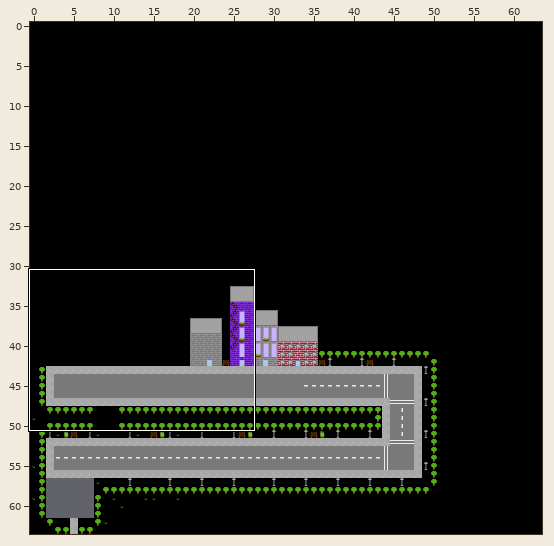
Tiled map: bin/Debug/net9.0/Content/main_street.tmx. Above: a wide view before the commit, with the close-up outlined.
Close-up. Before:
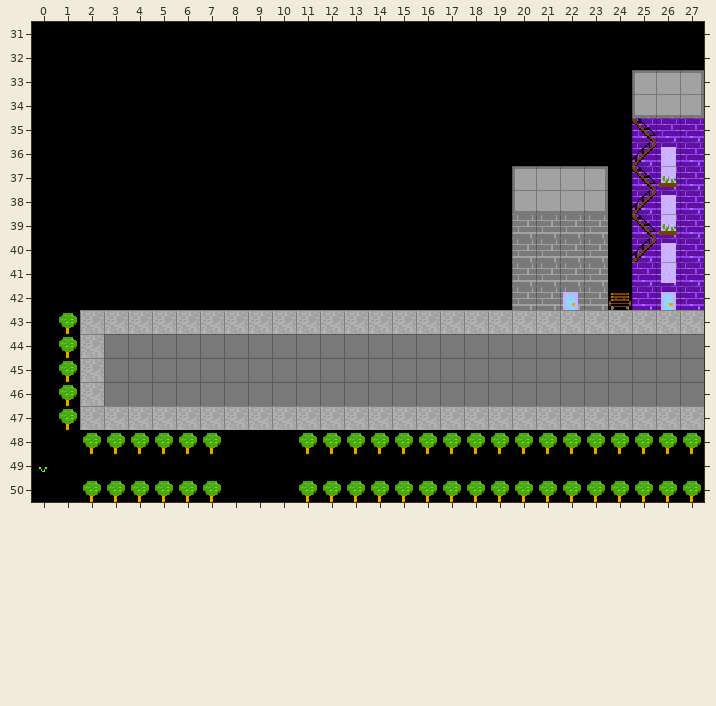
Cells are 16x16 px. Shown: x 0..27, y 31..50. The commit also changed other parts of the map, which this record leaves out.
Now the later version:
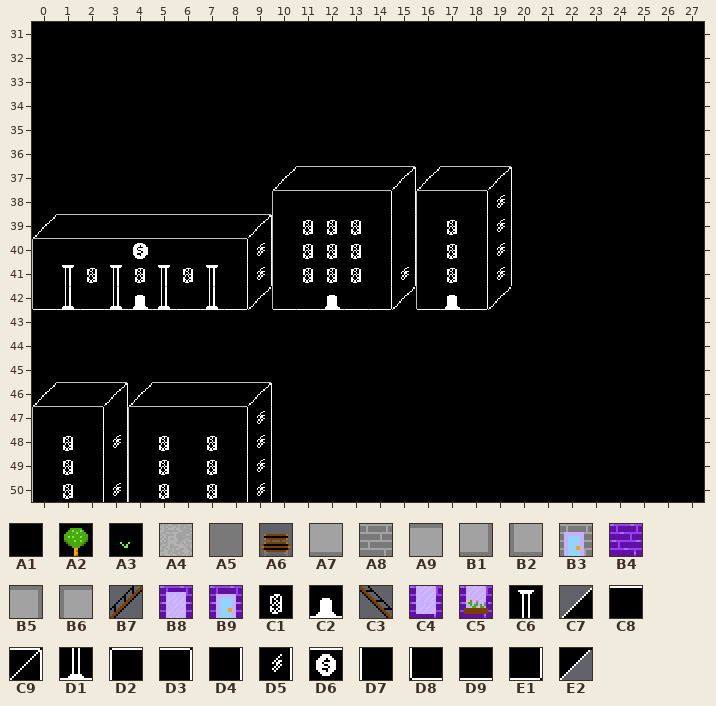
Key: from "tileset": A1 0, A2 1, A3 2, A4 3, A5 20, A6 21, A7 26, A8 38, A9 41, B1 42, B2 43, B3 54, B4 55, B5 58, B6 59, B7 67, B8 71, B9 72, C1 77, C2 78, C3 83, C4 87, C5 88, C6 127, C7 138, C8 139, C9 141, D1 143, D2 154, D3 156, D4 157, D5 158, D6 159, D7 170, D8 186, D9 187, E1 188, E2 189.
__ is an empty cell, ## one hidden under a higher layer.
The exact change:
{"where": "layer \"main\""}
{"y":35,"x":25,"old":"B4","new":"A1"}
{"y":36,"x":25,"old":"B4","new":"A1"}
{"y":37,"x":25,"old":"B4","new":"A1"}
{"y":38,"x":25,"old":"B4","new":"A1"}
{"y":39,"x":15,"old":"A1","new":"##"}
{"y":39,"x":25,"old":"B4","new":"A1"}
{"y":40,"x":25,"old":"B4","new":"A1"}
{"y":41,"x":25,"old":"B4","new":"A1"}
{"y":42,"x":22,"old":"##","new":"A1"}
{"y":43,"x":2,"old":"A4 A4 A4 A4 A4 A4 A4 A4 A4 A4 A4 A4 A4 A4 A4 A4 A4 A4 A4 A4 A4 A4 A4 A4 A4 A4","new":"A1 A1 A1 A1 A1 A1 A1 A1 A1 A1 A1 A1 A1 A1 A1 A1 A1 A1 A1 A1 A1 A1 A1 A1 A1 A1"}
{"y":44,"x":2,"old":"A4 A5 A5 A5 A5 A5 A5 A5 A5 A5 A5 A5 A5 A5 A5 A5 A5 A5 A5 A5 A5 A5 A5 A5 A5 A5","new":"A1 A1 A1 A1 A1 A1 A1 A1 A1 A1 A1 A1 A1 A1 A1 A1 A1 A1 A1 A1 A1 A1 A1 A1 A1 A1"}
{"y":45,"x":2,"old":"A4 A5 A5 A5 A5 A5 A5 A5 A5 A5 A5 A5 A5 A5 A5 A5 A5 A5 A5 A5 A5 A5 A5 A5 A5 A5","new":"A1 A1 A1 A1 A1 A1 A1 A1 A1 A1 A1 A1 A1 A1 A1 A1 A1 A1 A1 A1 A1 A1 A1 A1 A1 A1"}
{"y":46,"x":2,"old":"A4 A5 A5 A5 A5 A5 A5 A5 A5 A5 A5 A5 A5 A5 A5 A5 A5 A5 A5 A5 A5 A5 A5 A5 A5 A5","new":"## ## A1 ## ## ## ## ## A1 A1 A1 A1 A1 A1 A1 A1 A1 A1 A1 A1 A1 A1 A1 A1 A1 A1"}
{"y":47,"x":2,"old":"A4 A4 A4 A4 A4 A4 A4 A4 A4 A4 A4 A4 A4 A4 A4 A4 A4 A4 A4 A4 A4 A4 A4 A4 A4 A4","new":"## ## ## ## ## ## ## ## A1 A1 A1 A1 A1 A1 A1 A1 A1 A1 A1 A1 A1 A1 A1 A1 A1 A1"}
{"y":49,"x":0,"old":"A3","new":"##"}
{"where": "layer \"collision\""}
{"y":33,"x":25,"old":"B6 A9 B5","new":"__ __ __"}
{"y":34,"x":25,"old":"B2 A7 B1","new":"__ __ __"}
{"y":35,"x":25,"old":"C3 B4 B4","new":"__ __ __"}
{"y":36,"x":25,"old":"B7 B8 B4","new":"__ __ __"}
{"y":37,"x":10,"old":"__ __ __ __ __ __ __ __ __ __ B6 A9 A9 B5","new":"C7 C8 C8 C8 C8 C9 C7 C8 C8 C9 __ __ __ __"}
{"y":37,"x":25,"old":"C3 C5 B4","new":"__ __ __"}
{"y":38,"x":10,"old":"__ __ __ __ __ __ __ __ __ __ B2 A7 A7 B1","new":"D2 C8 C8 C8 D3 D4 D2 C8 D3 D5 __ __ __ __"}
{"y":38,"x":25,"old":"B7 B8 B4","new":"__ __ __"}
{"y":39,"x":0,"old":"__ __ __ __ __ __ __ __ __ __ __ __ __ __ __ __ __ __ __ __ A8 A8 A8 A8","new":"C7 C8 C8 C8 C8 C8 C8 C8 C8 C9 D7 C1 C1 C1 D4 D4 D7 C1 D4 D5 __ __ __ __"}
{"y":39,"x":25,"old":"C3 C5 B4","new":"__ __ __"}
{"y":40,"x":0,"old":"__ __ __ __ __ __ __ __ __ __ __ __ __ __ __ __ __ __ __ __ A8 A8 A8 A8","new":"D2 C8 C8 C8 D6 C8 C8 C8 D3 D5 D7 C1 C1 C1 D4 D4 D7 C1 D4 D5 __ __ __ __"}
{"y":40,"x":25,"old":"B7 B8 B4","new":"__ __ __"}
{"y":41,"x":0,"old":"__ __ __ __ __ __ __ __ __ __ __ __ __ __ __ __ __ __ __ __ A8 A8 A8 A8","new":"D7 C6 C1 C6 C1 C6 C1 C6 D4 D5 D7 C1 C1 C1 D4 D5 D7 C1 D4 D5 __ __ __ __"}
{"y":41,"x":26,"old":"C4 B4","new":"__ __"}
{"y":42,"x":0,"old":"__ __ __ __ __ __ __ __ __ __ __ __ __ __ __ __ __ __ __ __ A8 A8 B3 A8 A6 B4 B9 B4","new":"D8 D1 D9 D1 C2 D1 D9 D1 E1 E2 D8 D9 C2 D9 E1 E2 D8 C2 E1 E2 __ __ __ __ __ __ __ __"}
{"y":43,"x":1,"old":"A2","new":"__"}
{"y":44,"x":1,"old":"A2","new":"__"}
{"y":45,"x":1,"old":"A2","new":"__"}
{"y":46,"x":0,"old":"__ A2 __ __ __ __ __ __ __ __","new":"C7 C8 C8 C9 C7 C8 C8 C8 C8 C9"}
{"y":47,"x":0,"old":"__ A2 __ __ __ __ __ __ __ __","new":"D2 C8 D3 D4 D2 C8 C8 C8 D3 D5"}
{"y":48,"x":0,"old":"__ __ A2 A2 A2 A2 A2 A2 __ __","new":"D7 C1 D4 D5 D7 C1 A1 C1 D4 D5"}
{"y":48,"x":11,"old":"A2 A2 A2 A2 A2 A2 A2 A2 A2 A2 A2 A2 A2 A2 A2 A2 A2","new":"__ __ __ __ __ __ __ __ __ __ __ __ __ __ __ __ __"}
{"y":49,"x":0,"old":"__ __ __ __ __ __","new":"D7 C1 D4 D4 D7 C1"}
{"y":49,"x":7,"old":"__ __ __","new":"C1 D4 D5"}
{"y":50,"x":0,"old":"__ __ A2 A2 A2 A2 A2 A2 __ __","new":"D7 C1 D4 D5 D7 C1 A1 C1 D4 D5"}
{"y":50,"x":11,"old":"A2 A2 A2 A2 A2 A2 A2 A2 A2 A2 A2 A2 A2 A2 A2 A2 A2","new":"__ __ __ __ __ __ __ __ __ __ __ __ __ __ __ __ __"}
{"label":"changed","picture_box":[32,70,704,502]}
